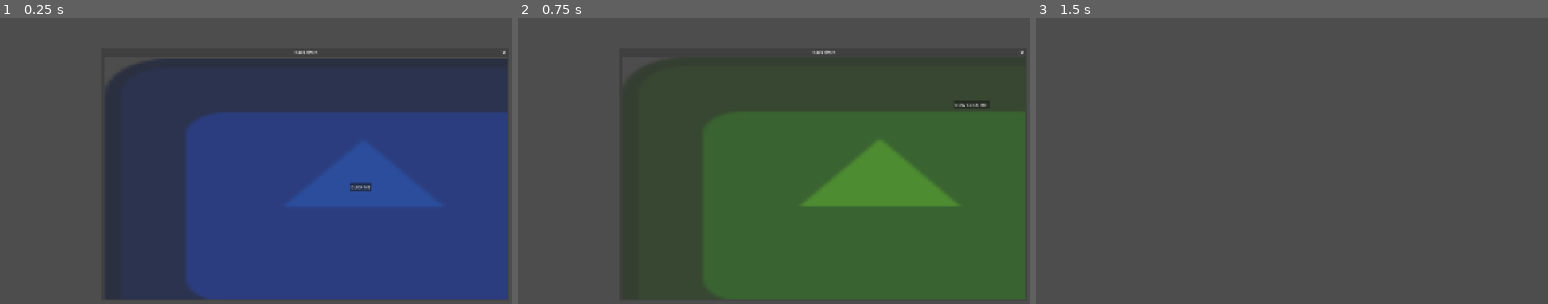
Above: before the commit, frames 1-3 (left to right).
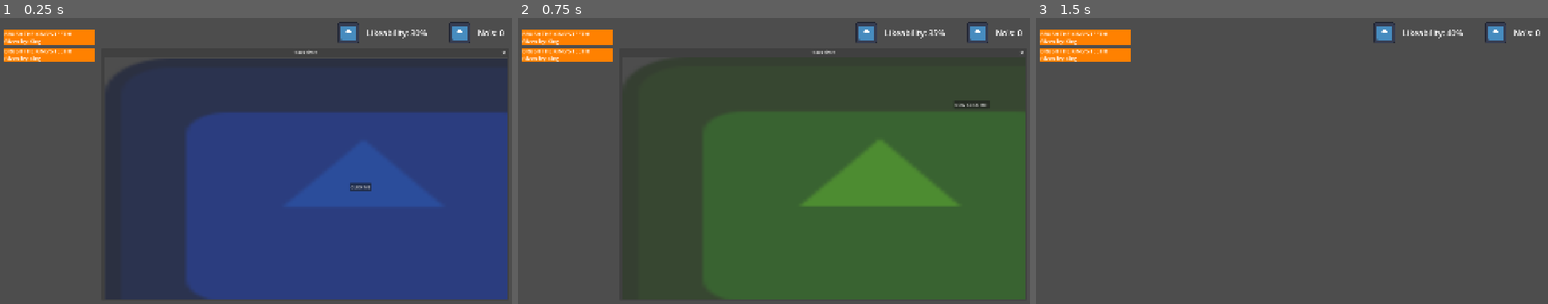
Above: after the commit, the same moments.

Repository: clara0201/NotToday
Game: Godot game, scene res://scenes/minigames.tscn
The game is run twice, just before and just after one commit, with the same random seed, the same clock (stepped at 60 frames per second) and the same inputs. This scene is started directly instead of the project's main scene. The engine's default icon, where the game draws it, is replaced by a stand-in: a white triangle on a blue panel in a dark square.
Inputs:
- Up to frame 1 (0.25 s): no input
- Up to frame 2 (0.75 s): click "CLICK ME" at 0.5 s
- Up to frame 3 (1.5 s): click "NOW CLICK ME!!" at 1.25 s

The runs differ from the first frame. In frame 1, 2.4% of the frame differs, in the area x 0-99%, y 1-16%; in frame 2, 2.4%; in frame 3, 2.4%.

Commit message:
UI placeholders that update on task competion/not completion

Diff:
--- a/not-today/scenes/minigames.tscn
+++ b/not-today/scenes/minigames.tscn
@@ -4,6 +4,8 @@
 [ext_resource type="Script" uid="uid://e2byqvdy5qq2" path="res://scripts/resources/task_resource.gd" id="2_h6msd"]
 [ext_resource type="Resource" uid="uid://so1j5nlhx12i" path="res://data/task_brush_teeth.tres" id="3_w7mfh"]
 [ext_resource type="Resource" uid="uid://evna4chduf8e" path="res://data/task_chop_wood.tres" id="4_w7mfh"]
+[ext_resource type="PackedScene" uid="uid://b075itcslrm22" path="res://scenes/task_ticket.tscn" id="5_7meb8"]
+[ext_resource type="Texture2D" uid="uid://ugkqlvikvgvn" path="res://icon.svg" id="6_xakh2"]
 
 [node name="Minigames" type="Node2D" unique_id=987244377]
 script = ExtResource("1_msb3r")
@@ -19,5 +21,72 @@
 always_on_top = true
 
 [node name="Timer" type="Timer" parent="." unique_id=1518125045]
+one_shot = true
+
+[node name="CanvasLayer" type="CanvasLayer" parent="." unique_id=545777349]
+
+[node name="TaskListMC" type="MarginContainer" parent="CanvasLayer" unique_id=1661207773]
+custom_minimum_size = Vector2(300, 0)
+offset_right = 40.0
+offset_bottom = 40.0
+theme_override_constants/margin_left = 30
+theme_override_constants/margin_top = 60
+
+[node name="ScrollContainer" type="ScrollContainer" parent="CanvasLayer/TaskListMC" unique_id=1471272578]
+custom_minimum_size = Vector2(340, 900)
+propagate_maximum_size = true
+layout_mode = 2
+
+[node name="VBoxContainer" type="VBoxContainer" parent="CanvasLayer/TaskListMC/ScrollContainer" unique_id=1729433717]
+layout_mode = 2
+size_flags_horizontal = 3
+size_flags_vertical = 3
+theme_override_constants/separation = 8
+
+[node name="Task0" parent="CanvasLayer/TaskListMC/ScrollContainer/VBoxContainer" unique_id=132552066 instance=ExtResource("5_7meb8")]
+layout_mode = 2
+
+[node name="Task1" parent="CanvasLayer/TaskListMC/ScrollContainer/VBoxContainer" unique_id=1624286034 instance=ExtResource("5_7meb8")]
+layout_mode = 2
+
+[node name="CountersMC" type="MarginContainer" parent="CanvasLayer" unique_id=1692614593]
+anchors_preset = 1
+anchor_left = 1.0
+anchor_right = 1.0
+offset_left = -40.0
+offset_bottom = 40.0
+grow_horizontal = 0
+theme_override_constants/margin_top = 30
+theme_override_constants/margin_right = 30
+
+[node name="HBoxContainer" type="HBoxContainer" parent="CanvasLayer/CountersMC" unique_id=1839835984]
+custom_maximum_size = Vector2(-1, 80)
+layout_mode = 2
+
+[node name="LikeabilityIcon" type="TextureRect" parent="CanvasLayer/CountersMC/HBoxContainer" unique_id=1100769111]
+layout_mode = 2
+texture = ExtResource("6_xakh2")
+stretch_mode = 5
+
+[node name="LikeabilityLabel" type="Label" parent="CanvasLayer/CountersMC/HBoxContainer" unique_id=1959852077]
+layout_mode = 2
+theme_override_font_sizes/font_size = 30
+text = "Likeability: 30%"
+
+[node name="AspectRatioContainer" type="AspectRatioContainer" parent="CanvasLayer/CountersMC/HBoxContainer" unique_id=1725574069]
+custom_minimum_size = Vector2(50, 0)
+layout_mode = 2
+
+[node name="NosIcon" type="TextureRect" parent="CanvasLayer/CountersMC/HBoxContainer" unique_id=269230533]
+layout_mode = 2
+texture = ExtResource("6_xakh2")
+stretch_mode = 5
+
+[node name="NosLabel" type="Label" parent="CanvasLayer/CountersMC/HBoxContainer" unique_id=682187529]
+layout_mode = 2
+theme_override_font_sizes/font_size = 30
+text = "No's: 0"
 
 [connection signal="timeout" from="Timer" to="." method="_on_timer_timeout"]
+
+[editable path="CanvasLayer/TaskListMC/ScrollContainer/VBoxContainer/Task0"]
--- /dev/null
+++ b/not-today/scenes/task_ticket.tscn
@@ -0,0 +1,26 @@
+[gd_scene format=3 uid="uid://b075itcslrm22"]
+
+[ext_resource type="Texture2D" uid="uid://ugkqlvikvgvn" path="res://icon.svg" id="1_weqqs"]
+
+[node name="Task" type="MarginContainer" unique_id=132552066]
+
+[node name="ColorRect" type="ColorRect" parent="." unique_id=521456908]
+layout_mode = 2
+color = Color(1, 0.5058824, 0, 1)
+
+[node name="TextureRect" type="TextureRect" parent="." unique_id=882325170]
+visible = false
+layout_mode = 2
+texture = ExtResource("1_weqqs")
+expand_mode = 2
+
+[node name="RichTextLabel" type="RichTextLabel" parent="." unique_id=932934635]
+layout_mode = 2
+theme_override_font_sizes/normal_font_size = 20
+theme_override_font_sizes/bold_font_size = 20
+theme_override_font_sizes/bold_italics_font_size = 20
+theme_override_font_sizes/italics_font_size = 20
+theme_override_font_sizes/mono_font_size = 20
+text = "BRUSH THE KING'S TEETH!
+Given by: King"
+fit_content = true
--- a/not-today/scripts/game_manager.gd
+++ b/not-today/scripts/game_manager.gd
@@ -3,8 +3,12 @@
 
 @onready var minigames_window = $MinigamesWindow
 @onready var timer = $Timer
+@onready var likeability_label = $CanvasLayer/CountersMC/HBoxContainer/LikeabilityLabel
+@onready var likeability_icon = $CanvasLayer/CountersMC/HBoxContainer/LikeabilityIcon
+@onready var no_label = $CanvasLayer/CountersMC/HBoxContainer/NosLabel
+@onready var no_icon = $CanvasLayer/CountersMC/HBoxContainer/NosIcon
 
-@export var likeability_percentage : int
+@export var likeability_percentage = 30
 @export var likeability_loss = 10
 @export var likeability_gain = 5
 
@@ -12,13 +16,13 @@
 @export var progress_to_no = 0
 @export var no_threshold = 2
 
-@export var minigames_timer = 180 # in seconds
+@export var minigames_timer = 5 # in seconds
 
 @export var current_day = 1
-@export var current_minigame : Minigame
 
 @export var tasks_list : Array[TaskResource]
 @export var current_task_index = 0
+@export var current_minigame : Minigame
 
 # Called when the node enters the scene tree for the first time.
 func _ready() -> void:
@@ -42,7 +46,7 @@
 
 	next_minigame()
 
-func finish_mingame_phase():
+func finish_minigame_phase():
 	for task in tasks_list:
 		if not task.completed:
 			on_minigame_not_completed(task)
@@ -55,13 +59,13 @@
 
 func next_minigame():
 	if(current_task_index >= tasks_list.size()):
-		finish_mingame_phase()
+		finish_minigame_phase()
 		return
 
 	var task = tasks_list[current_task_index]
 
 	if(task.minigame_scene == null):
-		push_error("No mingame scene assigned to task!")
+		push_error("No minigame scene assigned to task!")
 
 	current_minigame = task.minigame_scene.instantiate() as Minigame
 
@@ -69,7 +73,6 @@
 	current_minigame.minigame_completed.connect(on_minigame_completed)
 
 	current_minigame.start_minigame()
-	pass
 
 func on_minigame_not_completed(task: TaskResource) -> void:
 	progress_to_no += 1
@@ -94,11 +97,11 @@
 	next_minigame()
 
 func update_displays() -> void:
-	#TODO update UI
-	pass
+	likeability_label.text = "Likeability: " + str(likeability_percentage) + "%"
+	no_label.text = "No's: " + str(no_counter)
 
 
 ### SIGNALS ###
 
 func _on_timer_timeout() -> void:
-	finish_mingame_phase()
+	finish_minigame_phase()
